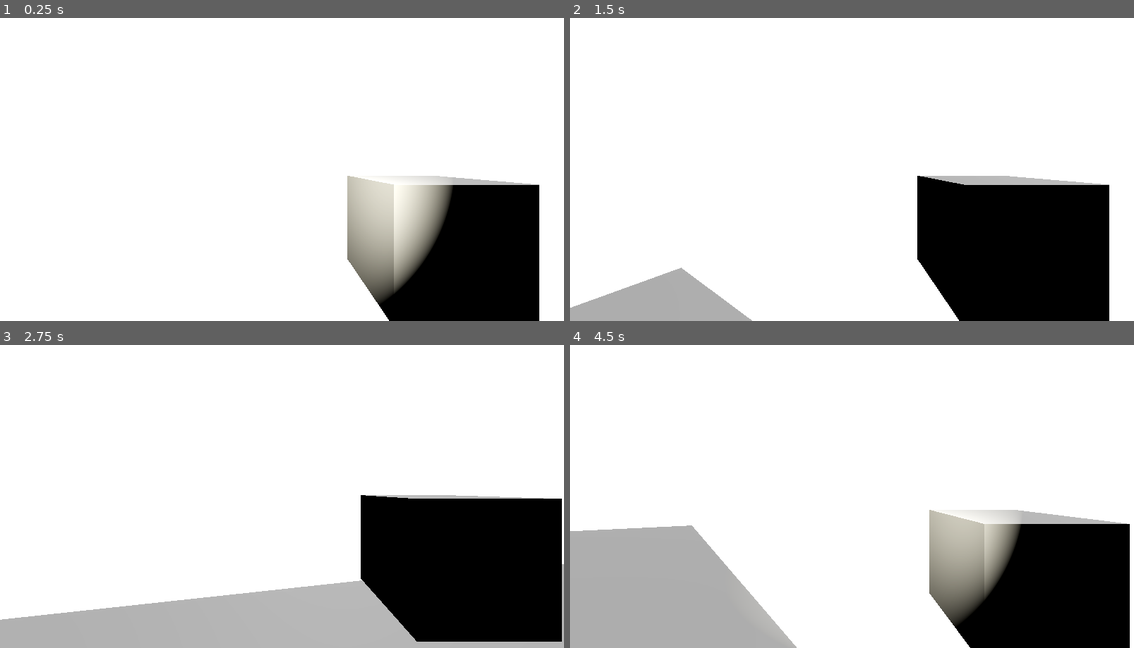
Above: before the commit, frames 1-4 (two rows, left to right).
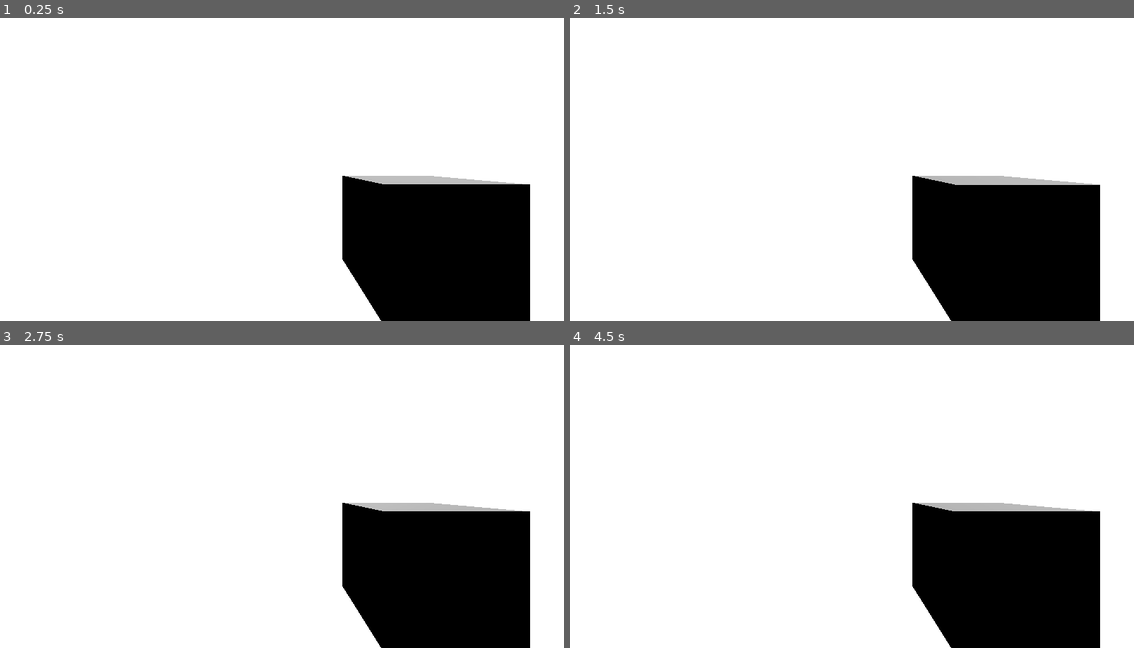
Above: after the commit, the same moments.

Repository: Project-Shipwrecking/Cave-Runner
Game: Godot game, scene res://Scenes/world.tscn
The game is run twice, just before and just after one commit, with the same random seed, the same clock (stepped at 60 frames per second) and the same inputs.
Inputs (mouse positions are in pixels of both pictures, inside the frame that each line leads up to):
- Up to frame 1 (0.25 s): no input
- Up to frame 2 (1.5 s): tap Enter at 0.5 s; move the mouse to (880, 160) at 0.52 s; hold ` (maze) 0.53-1.28 s; hold W (forward) from 0.53 s (still down); tap Space (jump) at 0.77, 1.25 s; move the mouse to (823, 163) at 1.27 s; tap F (flashlight) at 1.35 s
- Up to frame 3 (2.75 s): keep holding W (forward); tap Space (jump) at 1.52 s; tap ` (maze) at 1.55 s; move the mouse to (293, 484) at 2.02 s; hold ` (maze) from 2.03 s (still down)
- Up to frame 4 (4.5 s): keep holding W (forward); move the mouse to (846, 493) at 2.77 s; release ` (maze) at 2.78 s; tap Shift (sprint) at 2.85 s; tap Space (jump) at 3.02, 3.77 s; tap ` (maze) at 3.05 s; move the mouse to (891, 493) at 3.52 s; hold ` (maze) 3.53-4.28 s; move the mouse to (806, 487) at 4.27 s; tap F (flashlight) at 4.35 s

The runs differ from the first frame. In frame 1, 7.0% of the frame differs, in the area x 60-96%, y 52-100%; in frame 2, 4.6%; in frame 3, 17%; in frame 4, 22%, in the area x 0-100%, y 52-100%.

Commit message:
Made flashlight connected to box

Diff:
--- a/Scenes/player.tscn
+++ b/Scenes/player.tscn
@@ -10,6 +10,8 @@
 
 [node name="Player" type="CharacterBody3D"]
 script = ExtResource("1_v0iea")
+bob_freq = 5.0
+bob_amp = 0.05
 
 [node name="CollisionShape3D" type="CollisionShape3D" parent="."]
 shape = SubResource("CapsuleShape3D_f60y1")
@@ -24,10 +26,8 @@
 transform = Transform3D(1, 0, 0, 0, 1, 0, 0, 0, 1, 0.455, -0.215, -0.646)
 size = Vector3(0.334961, 0.329102, 0.339844)
 
-[node name="Camera" type="Camera3D" parent="Head"]
-current = true
-
-[node name="Flashlight" type="SpotLight3D" parent="Head/Camera"]
+[node name="Flashlight" type="SpotLight3D" parent="Head/CSGBox3D"]
+transform = Transform3D(1, 0, 0, 0, 1, 0, 0, 0, 1, 0, 0, -0.252062)
 light_color = Color(0.842511, 0.824904, 0.750233, 1)
 light_energy = 10.0
 light_volumetric_fog_energy = 5.0
@@ -36,3 +36,6 @@
 spot_angle = 40.0
 spot_angle_attenuation = 3.0
 script = ExtResource("2_cvnsp")
+
+[node name="Camera" type="Camera3D" parent="Head"]
+current = true
--- a/Scenes/world.tscn
+++ b/Scenes/world.tscn
@@ -1,7 +1,7 @@
-[gd_scene load_steps=7 format=3 uid="uid://c8va5j76m16p0"]
+[gd_scene load_steps=11 format=3 uid="uid://c8va5j76m16p0"]
 
 [ext_resource type="PackedScene" uid="uid://c3ftr23kgwuii" path="res://Scenes/player.tscn" id="1_a02cp"]
-[ext_resource type="PackedScene" uid="uid://b53ic73x5nd6w" path="res://Scenes/ui.tscn" id="2_go701"]
+[ext_resource type="Script" uid="uid://ch2nobbrxpim6" path="res://Scripts/ui.gd" id="2_5a7ea"]
 [ext_resource type="PackedScene" uid="uid://bti8m3icme3bp" path="res://Scenes/maze.tscn" id="4_8j60k"]
 
 [sub_resource type="Environment" id="Environment_5a7ea"]
@@ -9,11 +9,24 @@
 tonemap_mode = 2
 glow_enabled = true
 
-[sub_resource type="BoxShape3D" id="BoxShape3D_yp4wr"]
-size = Vector3(30, 1, 30)
+[sub_resource type="BoxMesh" id="BoxMesh_a02cp"]
+size = Vector3(100, 1, 100)
 
-[sub_resource type="BoxMesh" id="BoxMesh_a02cp"]
-size = Vector3(30, 1, 30)
+[sub_resource type="ConcavePolygonShape3D" id="ConcavePolygonShape3D_5a7ea"]
+data = PackedVector3Array(-50, 0.5, 50, 50, 0.5, 50, -50, -0.5, 50, 50, 0.5, 50, 50, -0.5, 50, -50, -0.5, 50, 50, 0.5, -50, -50, 0.5, -50, 50, -0.5, -50, -50, 0.5, -50, -50, -0.5, -50, 50, -0.5, -50, 50, 0.5, 50, 50, 0.5, -50, 50, -0.5, 50, 50, 0.5, -50, 50, -0.5, -50, 50, -0.5, 50, -50, 0.5, -50, -50, 0.5, 50, -50, -0.5, -50, -50, 0.5, 50, -50, -0.5, 50, -50, -0.5, -50, 50, 0.5, 50, -50, 0.5, 50, 50, 0.5, -50, -50, 0.5, 50, -50, 0.5, -50, 50, 0.5, -50, -50, -0.5, 50, 50, -0.5, 50, -50, -0.5, -50, 50, -0.5, 50, 50, -0.5, -50, -50, -0.5, -50)
+
+[sub_resource type="Gradient" id="Gradient_wviqb"]
+offsets = PackedFloat32Array(0, 0.992958)
+colors = PackedColorArray(0.286275, 0.286275, 0.286275, 0.870588, 0.187176, 0.187176, 0.187176, 0.870588)
+
+[sub_resource type="GradientTexture1D" id="GradientTexture1D_8j60k"]
+gradient = SubResource("Gradient_wviqb")
+
+[sub_resource type="Gradient" id="Gradient_qdvrb"]
+colors = PackedColorArray(0.792157, 0.772549, 0.168627, 0.756863, 0.792157, 0.772549, 0.168627, 0.756863)
+
+[sub_resource type="GradientTexture1D" id="GradientTexture1D_fo5ed"]
+gradient = SubResource("Gradient_qdvrb")
 
 [node name="World" type="Node3D"]
 
@@ -24,21 +37,48 @@
 transform = Transform3D(-0.866023, -0.433016, 0.250001, 0, 0.499998, 0.866027, -0.500003, 0.749999, -0.43301, 0, 0, 0)
 shadow_enabled = true
 
-[node name="Floor" type="StaticBody3D" parent="."]
-transform = Transform3D(1, 0, 0, 0, 1, 0, 0, 0, 1, 0, -0.5, 0)
+[node name="Floor" type="MeshInstance3D" parent="."]
+transform = Transform3D(1, 0, 0, 0, 1, 0, 0, 0, 1, 35.9655, -0.5, 35.4527)
+mesh = SubResource("BoxMesh_a02cp")
+skeleton = NodePath("")
 
-[node name="CollisionShape3D" type="CollisionShape3D" parent="Floor"]
-shape = SubResource("BoxShape3D_yp4wr")
+[node name="StaticBody3D" type="StaticBody3D" parent="Floor"]
 
-[node name="MeshInstance3D" type="MeshInstance3D" parent="Floor"]
-mesh = SubResource("BoxMesh_a02cp")
+[node name="CollisionShape3D" type="CollisionShape3D" parent="Floor/StaticBody3D"]
+shape = SubResource("ConcavePolygonShape3D_5a7ea")
 
 [node name="Player" parent="." instance=ExtResource("1_a02cp")]
-transform = Transform3D(1, 0, 0, 0, 1, 0, 0, 0, 1, 4.89503, 19.571, -7.13527)
+transform = Transform3D(1, 0, 0, 0, 1, 0, 0, 0, 1, -4.97771, 385.125, -3.13527)
 
 [node name="CanvasLayer" type="CanvasLayer" parent="."]
 
-[node name="UI" parent="CanvasLayer" instance=ExtResource("2_go701")]
+[node name="UI" type="Control" parent="CanvasLayer"]
+layout_mode = 3
+anchors_preset = 15
+anchor_right = 1.0
+anchor_bottom = 1.0
+grow_horizontal = 2
+grow_vertical = 2
 mouse_filter = 2
+script = ExtResource("2_5a7ea")
+
+[node name="SprintMeter" type="TextureProgressBar" parent="CanvasLayer/UI"]
+layout_mode = 1
+anchors_preset = -1
+anchor_left = 0.2
+anchor_top = 0.75
+anchor_right = 0.8
+anchor_bottom = 0.8
+step = 0.0
+nine_patch_stretch = true
+texture_under = SubResource("GradientTexture1D_8j60k")
+texture_progress = SubResource("GradientTexture1D_fo5ed")
+
+[node name="Timer" type="Timer" parent="CanvasLayer/UI/SprintMeter"]
+one_shot = true
 
 [node name="Maze" parent="." instance=ExtResource("4_8j60k")]
+transform = Transform3D(1, 0, 0, 0, 1, 0, 0, 0, 1, 0, -5, 0)
+data = {
+"cells": PackedInt32Array(2, 65534, 131073)
+}
--- a/Scripts/maze_gen.gd
+++ b/Scripts/maze_gen.gd
@@ -40,8 +40,12 @@
 				set_cell_item(Vector3i(x,0,y),1)
 	setup_connections()
 
+	_open_entrance_exit()
 	return maze
 
+func _open_entrance_exit():
+	set_cell_item(Vector3i(-1,0,0),0)
+	set_cell_item(Vector3i(maze_size.x*2-2,0,maze_size.y*2-1),0)
 
 
 func _gen_borders():
--- a/Scripts/player.gd
+++ b/Scripts/player.gd
@@ -11,8 +11,8 @@
 
 @export_category("Camera")
 @export_range(0.1, 3.0, 0.1, "or_greater") var camera_sens: float = 5
-@export_range(0.1, 3.0, 0.05,"or_greater") var bob_freq: float = 3.0
-@export_range(0.1, 3.0, 0.05,"or_greater") var bob_amp: float = .03
+@export_range(0.1, 10, 0.05,"or_greater") var bob_freq: float = 3.0
+@export_range(0.0, 0.5, 0.01,"or_greater") var bob_amp: float = .03
 var head_bob_time := 0.0
 
 var jumping: bool = false
Not shown, added: Assets/demon_boy/license.txt
Binary file added: Assets/demon_boy/scene.bin
Not shown, added: Assets/demon_boy/scene.gltf
Not shown, added: Assets/demon_boy/scene.gltf.import
Binary file added: Assets/demon_boy/textures/Material_baseColor.png
Not shown, added: Assets/demon_boy/textures/Material_baseColor.png.import
Binary file added: Assets/demon_boy/textures/Material_emissive.png
Not shown, added: Assets/demon_boy/textures/Material_emissive.png.import
Not shown: 1 places in Scenes/ui.tscn that only renumber resources
